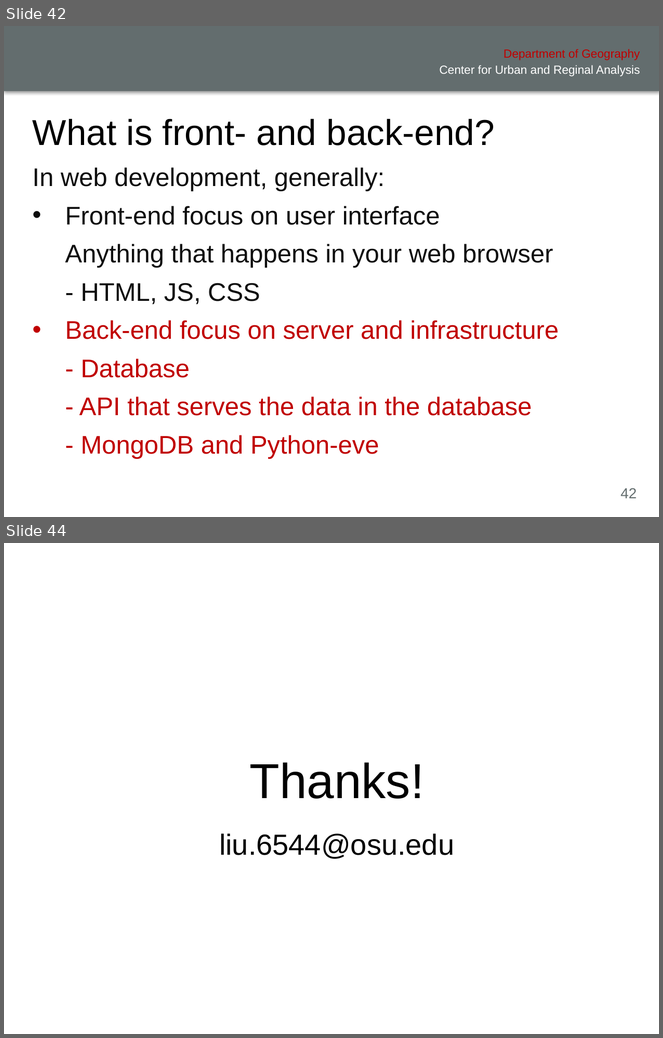
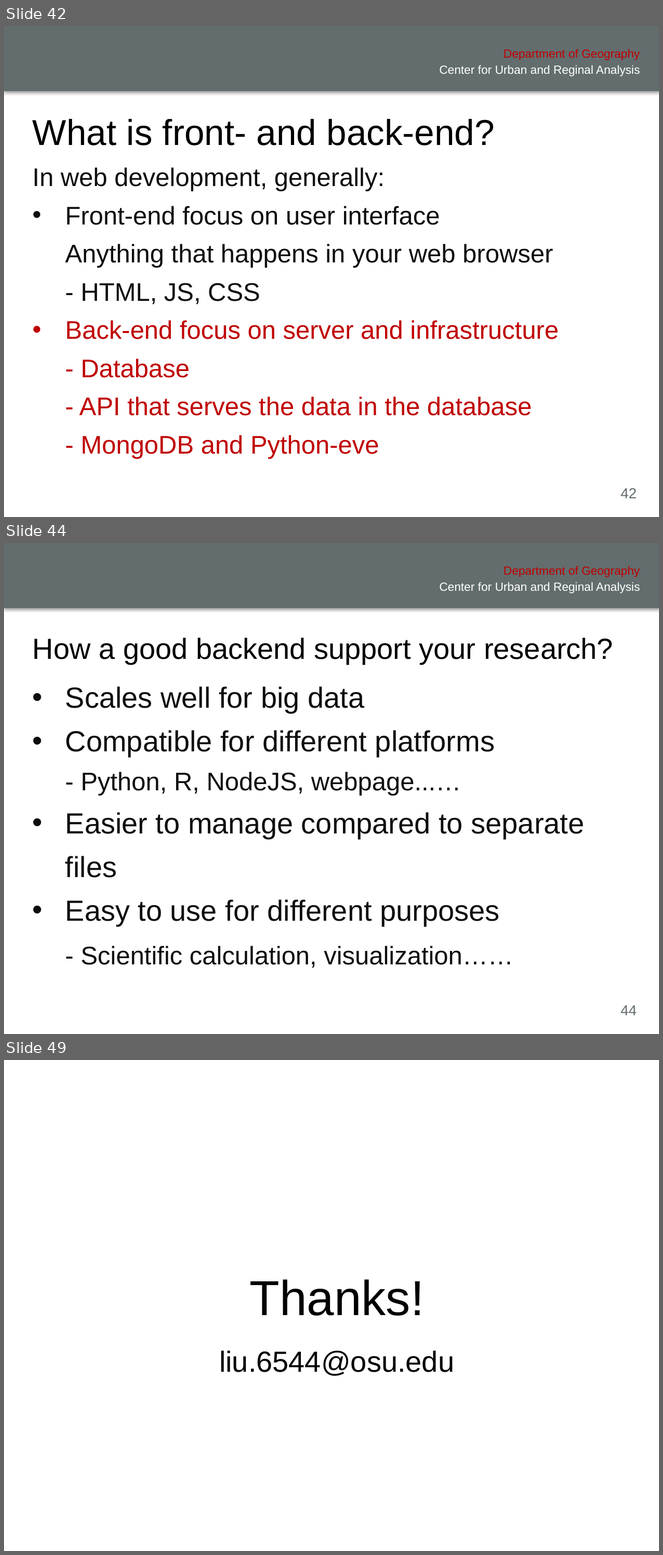
Before and after one commit to xiaohuiliugis/UCGIS-Fullstack-Geovisualization-Workshop, a slide deck: doc/presentation.pptx. Shown one above the other, each under a label of ours: slides 42 and 44 before the commit, slides 42, 44 and 49 after it; the slides between them are not shown. The pictures are 663x1038 and 663x1555 pixels, drawn with LibreOffice and Linux fonts; fonts in the diff are those of the drawing; background and template pictures are left out. Boxes give left, top, right and bottom in pixels: in the first picture for what was removed or moved away, otherwise in the second. Text is boxed around its words. In the diff, an @@ line names an element or a change of style, - is before the commit and + after.

```diff
--- a/doc/presentation.pptx
+++ b/doc/presentation.pptx
@@ slide 44 added at box(4, 543, 659, 1034), background #FFFFFF; not listed: 4 template elements that a slide beside it also shows @@
@@ title added at box(33, 638, 613, 665), 32 pt, text #000000 @@
+How a good backend support your research?
@@ text added at box(26, 667, 638, 984), outline #FFFFFF 0.75 pt, 32 pt, text #0D0D0D @@
+• Scales well for big data
+• Compatible for different platforms
+- Python, R, NodeJS, webpage...…
+• Easier to manage compared to separate files
+• Easy to use for different purposes
+- Scientific calculation, visualization……
@@ what was slide 44 is now slide 49 @@
```
Also in this commit, not shown: 2 slides changed, 5 other slides added, 1 slide removed, 1 other file.
